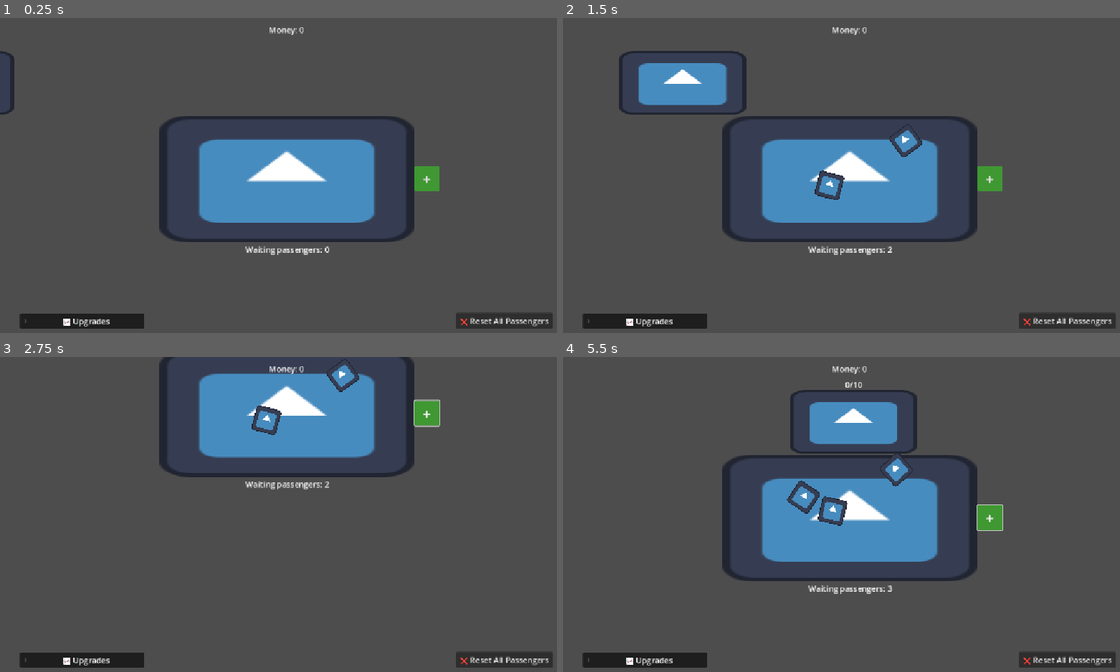
Above: before the commit, frames 1-4 (two rows, left to right).
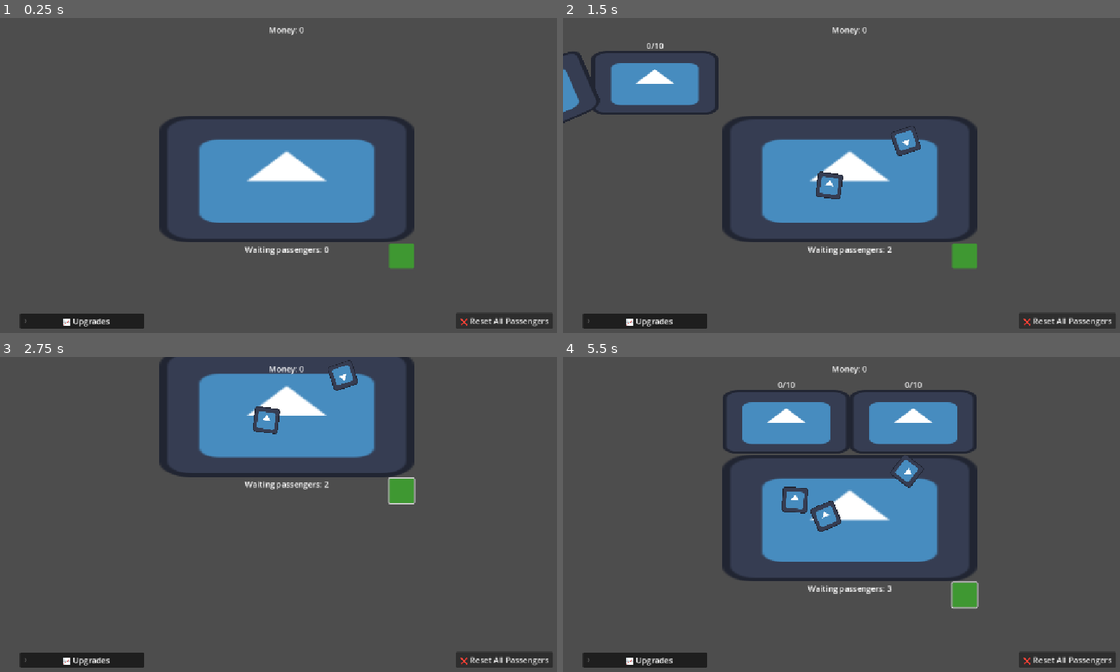
Above: after the commit, the same moments.

Repository: iamagoodperson-yay/rail-clicker
Game: Godot game, scene res://scenes/main.tscn
Two runs of this game, one before a commit and one after it. Both use one fixed random seed, a clock stepped at 60 frames per second and the inputs below. The engine's default icon, where the game draws it, is replaced by a stand-in: a white triangle on a blue panel in a dark square.
Inputs (mouse positions are in pixels of both pictures, inside the frame that each line leads up to; where the layout moved, square brackets give the same spot in the first picture):
- Up to frame 1 (0.25 s): no input
- Up to frame 2 (1.5 s): click (964, 257) [991, 178] at 0.5 s; tap Enter at 1.25 s; move the mouse to (847, 178) at 1.27 s; hold Right from 1.28 s (still down); tap Alt at 1.35 s; click (847, 178) at 1.42 s
- Up to frame 3 (2.75 s): move the mouse to (172, 533) at 2.02 s; release Right at 2.03 s; hold Down (ui_down) from 2.03 s (still down); tap Shift at 2.1 s
- Up to frame 4 (5.5 s): move the mouse to (908, 448) at 2.77 s; release Down (ui_down) at 2.78 s; hold Right 2.78-3.53 s; tap Alt at 2.85, 4.35 s; tap Space at 3.5 s; move the mouse to (819, 583) at 3.52 s; hold Up (ui_up) 3.53-4.28 s; tap Shift at 3.6, 5.1 s; click (819, 583) at 3.67 s; move the mouse to (1019, 564) at 4.27 s; hold Left from 4.28 s (still down); move the mouse to (679, 470) at 5.02 s

The runs differ from the first frame. In frame 1, 1.1% of the frame differs, in the area x 0-79%, y 10-80%; in frame 2, 3.8%; in frame 3, 1.2%; in frame 4, 7.1%, in the area x 28-80%, y 7-80%.

Commit message:
train now has 2 carriages

Diff:
--- a/scenes/platform.tscn
+++ b/scenes/platform.tscn
@@ -1,15 +1,16 @@
 [gd_scene format=3 uid="uid://73d0pcga6k17"]
 
 [ext_resource type="Texture2D" uid="uid://cgcqmtok1vfwm" path="res://icon.svg" id="1_r8v6l"]
-[ext_resource type="Script" uid="uid://bdrb7o22jojmt" path="res://scenes/platform.gd" id="1_u7qrw"]
+[ext_resource type="Script" uid="uid://bdrb7o22jojmt" path="res://scripts/platform.gd" id="1_u7qrw"]
 [ext_resource type="Script" uid="uid://dr7yyuyadmy0w" path="res://scripts/spawn_passengers.gd" id="2_pvkk7"]
 [ext_resource type="PackedScene" uid="uid://c6wjjnoasaug1" path="res://scenes/train.tscn" id="3_1oqhx"]
 [ext_resource type="Script" uid="uid://d1yg1h5iree66" path="res://scripts/passenger_label.gd" id="4_u5530"]
+[ext_resource type="Texture2D" uid="uid://c3bhp78m85if7" path="res://addons/at-icons/node/plus.svg" id="6_6f2a1"]
 
 [sub_resource type="NavigationPolygon" id="NavigationPolygon_jyhfs"]
-vertices = PackedVector2Array(742.3906, 199, 823.96094, 199, 823.03906, 445, 329, 445, 716.3672, 156.42188, 405.3203, 200, 442.40625, 160.59375, 329, 200, 454.5703, 82, 706.2578, 82)
-polygons = Array[PackedInt32Array]([PackedInt32Array(0, 1, 2, 3), PackedInt32Array(4, 0, 3, 5, 6), PackedInt32Array(3, 7, 5), PackedInt32Array(4, 6, 8, 9)])
-outlines = Array[PackedVector2Array]([PackedVector2Array(319, 455, 833, 455, 834, 189, 748, 189, 726, 153, 715, 72, 446, 72, 433, 156, 401, 190, 319, 190)])
+vertices = PackedVector2Array(828, 447, 326, 447, 326, 79, 828, 79)
+polygons = Array[PackedInt32Array]([PackedInt32Array(0, 1, 2, 3)])
+outlines = Array[PackedVector2Array]([PackedVector2Array(316, 457, 838, 457, 838, 69, 316, 69)])
 
 [sub_resource type="RectangleShape2D" id="RectangleShape2D_d3t8h"]
 size = Vector2(512, 256)
@@ -49,14 +50,14 @@
 script = ExtResource("2_pvkk7")
 
 [node name="TrainContainer" type="Node2D" parent="NavigationRegion2D" unique_id=470225025]
-position = Vector2(-174, 131)
+position = Vector2(-324, 131)
 
 [node name="Path2D" parent="NavigationRegion2D/TrainContainer" unique_id=1865679941 instance=ExtResource("3_1oqhx")]
 
 [node name="PassengerLabel" type="Label" parent="." unique_id=1908194990]
-offset_left = -88.0
+offset_left = -89.0
 offset_top = 130.0
-offset_right = 91.0
+offset_right = 90.0
 offset_bottom = 153.0
 text = "Waiting passengers: XX"
 horizontal_alignment = 1
@@ -68,16 +69,17 @@
 anchor_top = 0.5
 anchor_right = 0.5
 anchor_bottom = 0.5
-offset_left = 257.0
-offset_top = -26.0
-offset_right = 307.0
-offset_bottom = 24.0
+offset_left = 206.0
+offset_top = 130.0
+offset_right = 256.0
+offset_bottom = 180.0
 grow_horizontal = 2
 grow_vertical = 2
 theme = SubResource("Theme_n1ckp")
 theme_override_font_sizes/font_size = 30
 theme_override_styles/normal = SubResource("StyleBoxFlat_u7qrw")
-text = "+"
+icon = ExtResource("6_6f2a1")
+icon_alignment = 1
 
 [connection signal="input_event" from="NavigationRegion2D/PlatformArea" to="." method="_on_platform_area_input_event"]
 [connection signal="pressed" from="AddButton" to="NavigationRegion2D/PassengersContainer" method="_on_add_button_pressed"]
--- a/scenes/train.tscn
+++ b/scenes/train.tscn
@@ -1,14 +1,15 @@
 [gd_scene format=3 uid="uid://c6wjjnoasaug1"]
 
-[ext_resource type="Script" uid="uid://dnykljyee1lxx" path="res://scripts/train_path.gd" id="1_68jl8"]
+[ext_resource type="Script" uid="uid://dnykljyee1lxx" path="res://scripts/leading_train_path.gd" id="1_68jl8"]
 [ext_resource type="Texture2D" uid="uid://cgcqmtok1vfwm" path="res://icon.svg" id="2_d43s7"]
 [ext_resource type="Script" uid="uid://cffqcpdrdv5vo" path="res://scripts/train_area_2d.gd" id="3_6b7q7"]
+[ext_resource type="Script" uid="uid://enfy3c83003y" path="res://scripts/follow_train_path.gd" id="4_muh0j"]
 
 [sub_resource type="Curve2D" id="Curve2D_sugp2"]
 _data = {
-"points": PackedVector2Array(0, 0, 0, 0, 0, 0, 0, 0, 0, 0, 1500, 0)
+"points": PackedVector2Array(0, 0, 0, 0, 0, 150, 0, 0, 0, 0, 350, 0, 0, 0, 0, 0, 1450, 0, 0, 0, 0, 0, 1800, 150)
 }
-point_count = 2
+point_count = 4
 
 [sub_resource type="RectangleShape2D" id="RectangleShape2D_d3t8h"]
 size = Vector2(238.00125, 77.99609)
@@ -17,8 +18,8 @@
 curve = SubResource("Curve2D_sugp2")
 
 [node name="PathFollow2D" type="PathFollow2D" parent="." unique_id=1926359726]
-position = Vector2(750, 0)
-progress = 750.0
+position = Vector2(1027.5178, 0)
+progress = 1058.3066
 loop = false
 script = ExtResource("1_68jl8")
 
@@ -41,3 +42,30 @@
 
 [node name="CollisionShape2D" type="CollisionShape2D" parent="PathFollow2D/TrainArea2D" unique_id=1480783289]
 shape = SubResource("RectangleShape2D_d3t8h")
+
+[node name="PathFollow2D2" type="PathFollow2D" parent="." unique_id=251474581 node_paths=PackedStringArray("leading")]
+position = Vector2(772.4816, 0)
+progress = 803.27057
+loop = false
+script = ExtResource("4_muh0j")
+leading = NodePath("../PathFollow2D")
+
+[node name="Train" type="Sprite2D" parent="PathFollow2D2" unique_id=2004547373]
+scale = Vector2(2, 1)
+texture = ExtResource("2_d43s7")
+
+[node name="Label" type="Label" parent="PathFollow2D2" unique_id=425438206]
+offset_left = -25.0
+offset_top = -87.0
+offset_right = 25.0
+offset_bottom = -64.0
+text = "X/X"
+horizontal_alignment = 1
+vertical_alignment = 1
+metadata/_edit_use_anchors_ = true
+
+[node name="TrainArea2D" type="Area2D" parent="PathFollow2D2" unique_id=1852809639]
+script = ExtResource("3_6b7q7")
+
+[node name="CollisionShape2D" type="CollisionShape2D" parent="PathFollow2D2/TrainArea2D" unique_id=1632531401]
+shape = SubResource("RectangleShape2D_d3t8h")
--- a/scripts/event.gd
+++ b/scripts/event.gd
@@ -33,10 +33,10 @@
 func _ready():
 	train_capacity.base_amt = 10.0
 	train_capacity.amt_inc = 2.0
-	train_wait.base_amt = 16.0
+	train_wait.base_amt = 10.0
 	train_wait.amt_inc = -2.0
-	train_wait.base_cost = 20.0
-	train_wait.max_level = 8
+	train_wait.base_cost = 25.0
+	train_wait.max_level = 5
 	fare.base_amt = 1.0
 	fare.amt_inc = 0.2
 
--- /dev/null
+++ b/scripts/follow_train_path.gd
@@ -0,0 +1,15 @@
+extends PathFollow2D
+
+@export var leading: PathFollow2D
+var distance_behind = 255.0
+
+@onready var label = $Label
+
+func _process(delta: float) -> void:
+	label.text = '%s/%s' % [Event.train_passengers, int(Event.train_capacity.amt)]
+	if leading.progress_ratio == 1.0:
+		if progress_ratio >= 1.0:
+			progress_ratio = 1.0
+		progress_ratio += leading.max_speed * delta
+	else:
+		progress = leading.progress - distance_behind
--- a/scripts/train_path.gd
+++ b/scripts/leading_train_path.gd
@@ -1,17 +1,21 @@
 extends PathFollow2D
 
 @onready var label = $Label
+@onready var path2d = get_parent()
 
 const max_speed = 0.2
 const acceleration = 0.05
 var speed = max_speed
 
-const midpoint = 0.5
+var children: int
+var stop_point: float
 var state = "c"
 var accel_dist = (max_speed * max_speed) / (2 * acceleration)
 
 func _ready():
-	label.visible = false
+	children = path2d.get_child_count()
+	stop_point = 0.5 + (0.1370 * (children - 1.0)/2.0)
+	print(stop_point)
 	progress_ratio = 0.0
 
 func _process(delta: float) -> void:
@@ -23,11 +27,12 @@
 		"d":
 			speed = move_toward(speed, 0.0, acceleration * delta)
 			if speed <= 0.0:
+				progress_ratio = stop_point
 				speed = 0.0
 				state = "m"
-				wait_at_midpoint()
+				wait_at_stop_point()
 		"c":
-			if progress_ratio >= midpoint - accel_dist and progress_ratio < midpoint:
+			if progress_ratio >= stop_point - accel_dist and progress_ratio < stop_point:
 				state = "d"
 		"a":
 			speed = move_toward(speed, max_speed, acceleration * delta)
@@ -45,9 +50,8 @@
 		wait_at_end()
 
 
-func wait_at_midpoint():
+func wait_at_stop_point():
 	Event.train_arrived = true
-	label.visible = true
 	var timer = get_tree().create_timer(15.0)
 	while timer.time_left > 0:
 		if Event.train_passengers >= Event.train_capacity.amt:
@@ -57,8 +61,7 @@
 	Event.train_arrived = false
 
 func wait_at_end():
-	label.visible = false
-	Event.money = Event.train_passengers * Event.fare.amt
+	Event.money += Event.train_passengers * Event.fare.amt
 	await get_tree().create_timer(Event.train_wait.amt).timeout
 	Event.train_passengers = 0
 	progress_ratio = 0.0
--- a/scripts/passenger.gd
+++ b/scripts/passenger.gd
@@ -12,19 +12,19 @@
 var plat_size: Vector2
 const plat_padding = 16
 
-var train: Node2D
+var trains: Array[Node]
 @onready var nav_agent: NavigationAgent2D = $NavigationAgent2D
 
 func _ready():
 	add_to_group('passengers')
 
-func start(platform_ref, train_ref):
+func start(platform_ref, trains_ref):
 	platform = platform_ref
-	train = train_ref
+	trains = trains_ref
 
 	active = true
 	visible = true
-	rotation = randf_range(0,TAU)
+	rotation = randf_range(0,PI)
 
 	plat_shape = platform.shape as RectangleShape2D
 	plat_size = plat_shape.size
@@ -49,8 +49,18 @@
 	if not active or boarding:
 		return
 
+	var closest_train: Node2D
+	var distance = INF
+
+	for train in trains:
+		var dist = global_position.distance_to(train.global_position)
+
+		if dist < distance:
+			distance = dist
+			closest_train = train
+
 	boarding = true
-	nav_agent.target_position = train.global_position
+	nav_agent.target_position = closest_train.global_position
 
 func keep_to_platform():
 	var local_position = platform.to_local(global_position)
--- a/scenes/platform.gd
+++ b/scripts/platform.gd
@@ -19,7 +19,7 @@
 	fare.amt_inc = 0.2
 
 
-func _on_platform_area_input_event(viewport: Node, event: InputEvent, shape_idx: int) -> void:
+func _on_platform_area_input_event(_viewport: Node, event: InputEvent, _shape_idx: int) -> void:
 	if event is InputEventMouseButton:
 		if event.is_pressed():
 			if event.button_index == 1:
--- a/scripts/spawn_passengers.gd
+++ b/scripts/spawn_passengers.gd
@@ -2,13 +2,19 @@
 
 var pass_scene = preload("res://scenes/passenger.tscn")
 @onready var platform = $"../PlatformArea/Hitbox"
-@onready var train = $"../TrainContainer/Path2D/PathFollow2D/Train"
+@onready var train_container = $"../TrainContainer/Path2D"
+var train: Array[Node]
+
+func _ready():
+	train = train_container.get_children()
+	pass
 
 func _on_add_button_pressed() -> void:
-	Event.passenger_count += 1
-	var passenger = pass_scene.instantiate()
-	add_child(passenger)
-	passenger.start(platform, train)
+	if Event.passenger_count < 50:
+		Event.passenger_count += 1
+		var passenger = pass_scene.instantiate()
+		add_child(passenger)
+		passenger.start(platform, train)
 
 func _on_rest_button_pressed() -> void:
 	for passenger in get_children():
Not shown, added: scripts/follow_train_path.gd.uid
Renamed: scripts/train_path.gd.uid -> scripts/leading_train_path.gd.uid
Renamed: scenes/platform.gd.uid -> scripts/platform.gd.uid
